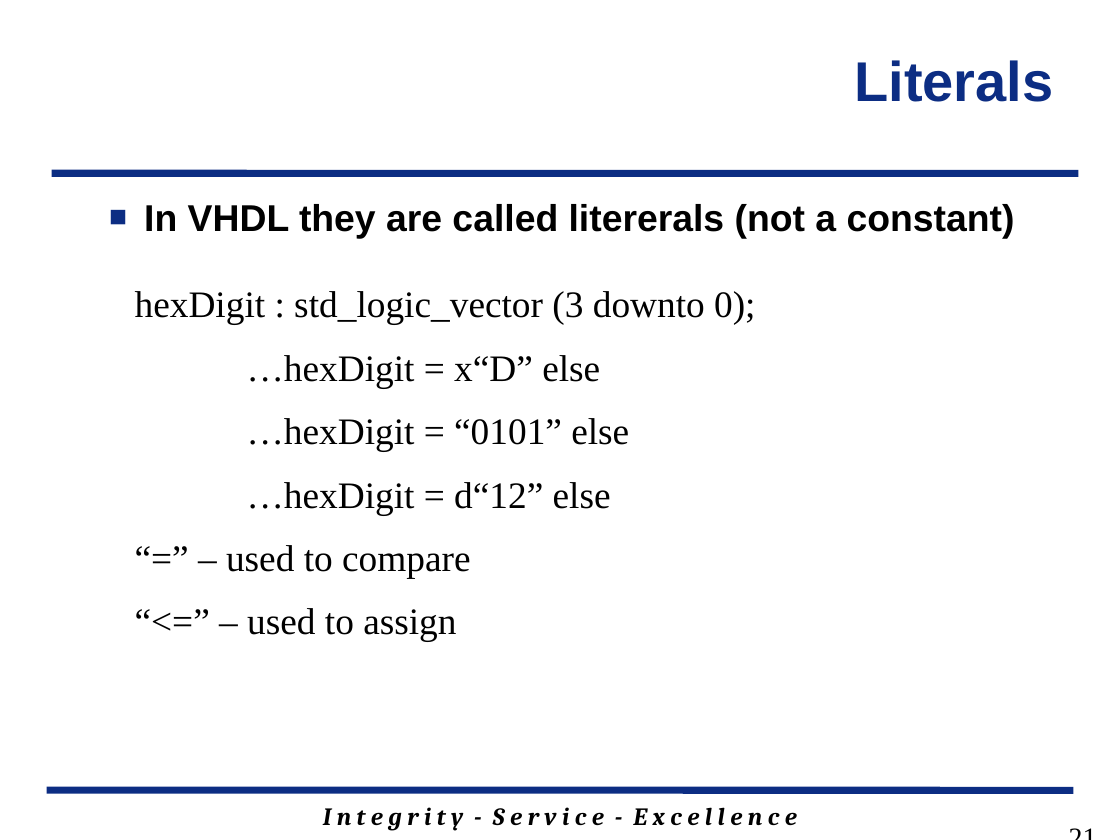
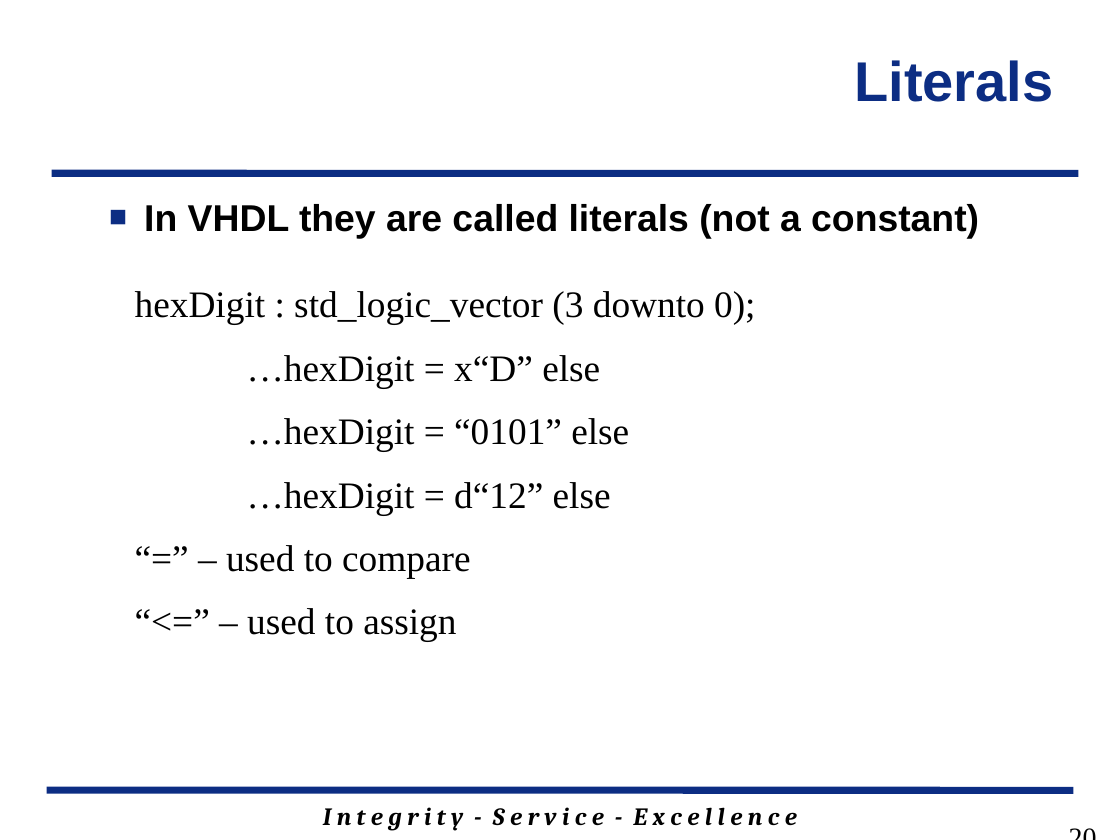
Before and after one commit to jfalkinburg/ECE383_web, a slide deck: slide 20 of lecture/slides/ECE_383_Lec2.pptx (slide 21 before the commit). Drawn at 1120x840 pixels with LibreOffice and Linux fonts; fonts in the diff are those of the drawing; background and template pictures are left out. Boxes give left, top, right and bottom in pixels: in the first picture for what was removed or moved away, otherwise in the second. Text is boxed around its words. In the diff, an @@ line names an element or a change of style, - is before the commit and + after.

```diff
--- a/lecture/slides/ECE_383_Lec2.pptx
+++ b/lecture/slides/ECE_383_Lec2.pptx
@@ text at (144, 204, 979, 238): text changed @@
-■ In VHDL they are called litererals (not a constant)
+■ In VHDL they are called literals (not a constant)
```
Also in this commit, not shown: 12 other slides changed, 1 slide added, 2 slides removed, 5 other files.
